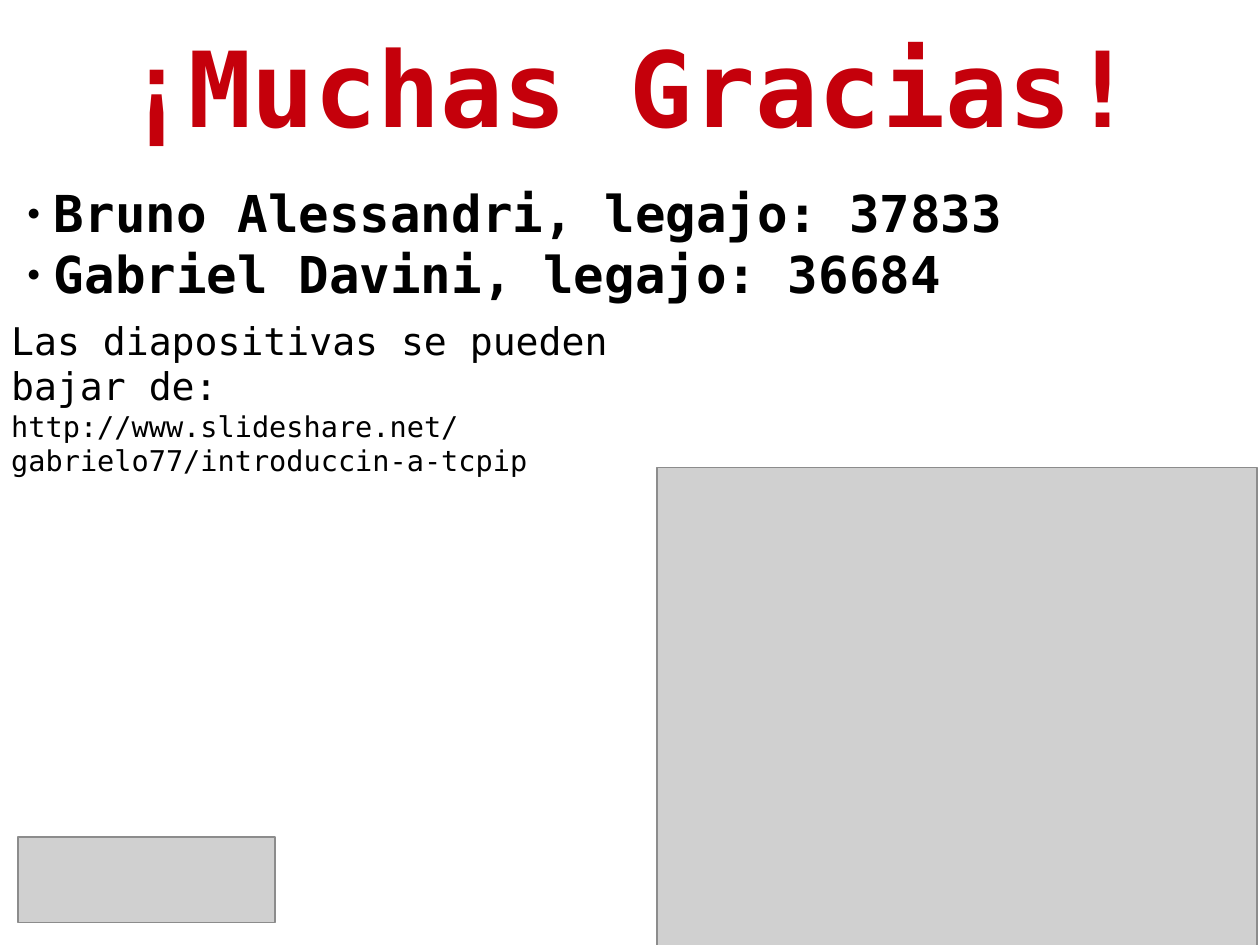
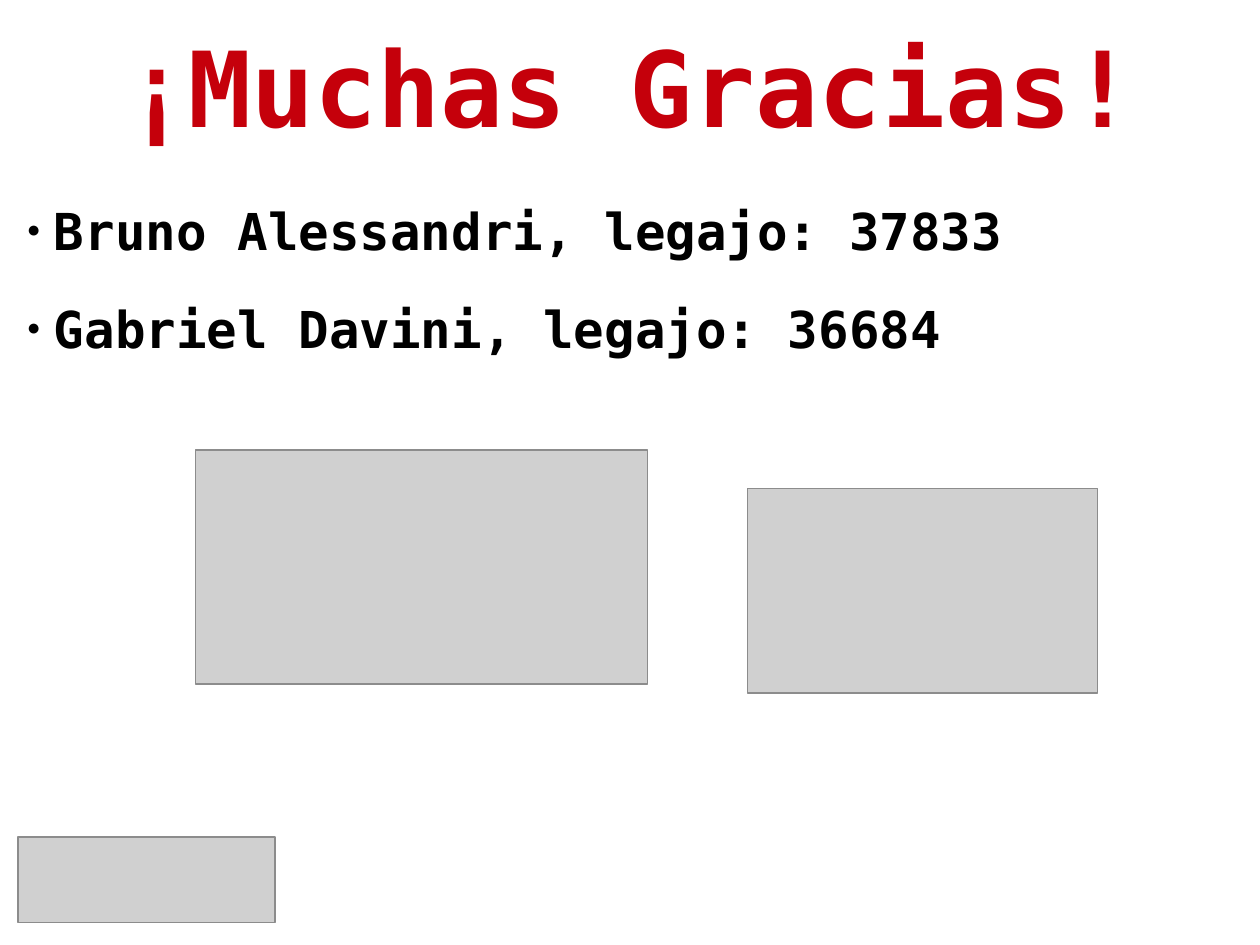
Before and after one commit to gabrielo77/TP_Git-GitHUB_CyR_UTNFRRo_2014, a slide deck: slide 19 of git_github.odp (slide 16 before the commit). Drawn at 1260x945 pixels with LibreOffice and Linux fonts; fonts in the diff are those of the drawing; grey boxes stand for pictures. Boxes give left, top, right and bottom in pixels: in the first picture for what was removed or moved away, otherwise in the second. Text is boxed around its words. In the diff, an @@ line names an element or a change of style, - is before the commit and + after.

```diff
--- a/git_github.odp
+++ b/git_github.odp
@@ subtitle "Bruno Alessandri, legajo: 37833": place and size @@
-subtitle "Bruno Alessandri, legajo: 37833" at <box>54,191,1002,304</box>
+subtitle "Bruno Alessandri, legajo: 37833" at <box>54,208,1002,359</box>
@@ subtitle "Bruno Alessandri, legajo: 37833" at <box>54,208,1002,359</box>: more space between paragraphs @@
@@ text removed at <box>11,326,608,477</box> @@
-Las diapositivas se pueden bajar de:
-http://www.slideshare.net/gabrielo77/introduccin-a-tcpip
@@ picture added at <box>196,450,648,685</box> @@
@@ picture: place and size @@
-picture at <box>657,468,1258,945</box>
+picture at <box>748,488,1098,693</box>
```
Also in this commit, not shown: 2 other slides changed, 16 slides added, 13 slides removed, 1 other file.
